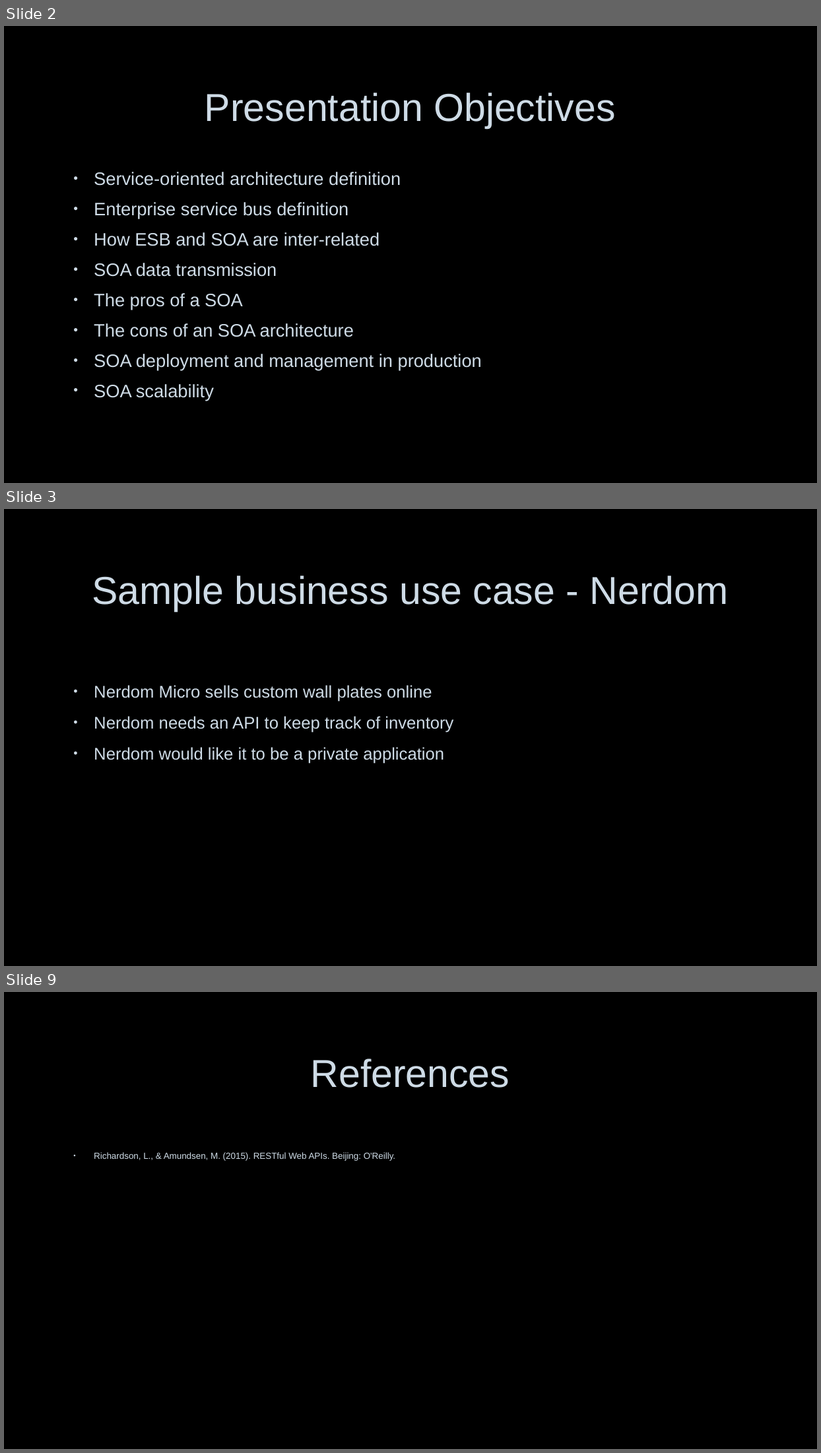
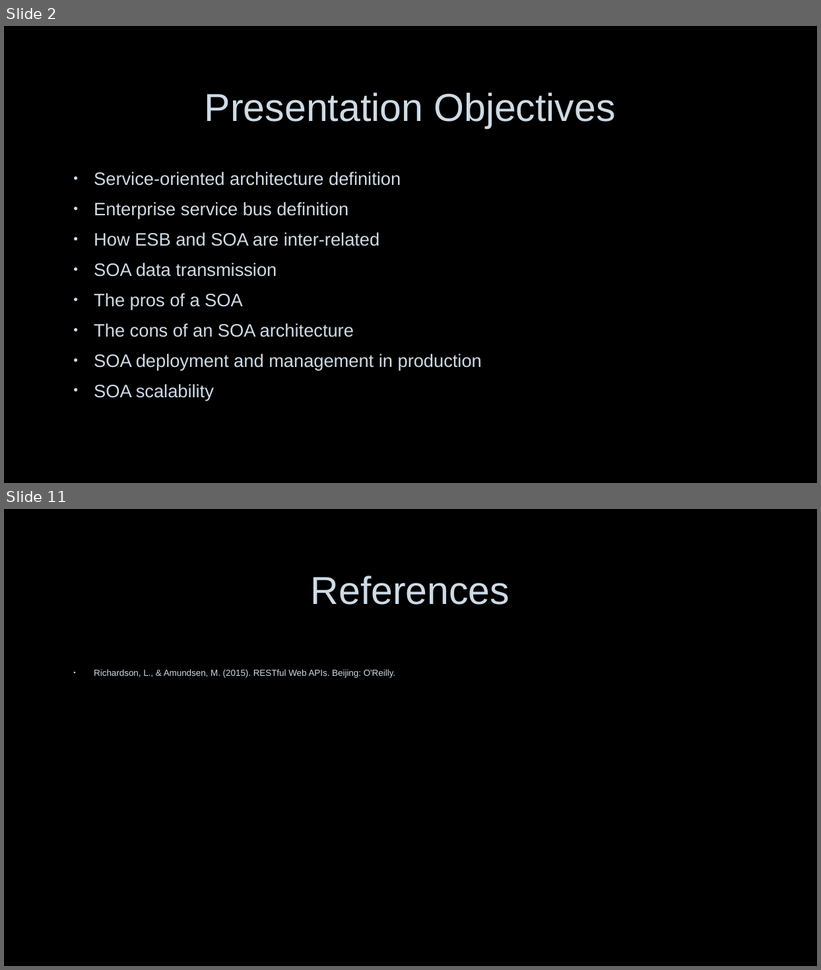
Before and after one commit to nerdommicro/WEB-420, a slide deck: week7-and-group_project/nesbitt-week7.pptx. Shown one above the other, each under a label of ours: slides 2, 3 and 9 before the commit, slides 2 and 11 after it; the slides between them are not shown. The pictures are 821x1453 and 821x970 pixels, drawn with LibreOffice and Linux fonts; fonts in the diff are those of the drawing; background and template pictures are left out. Boxes give left, top, right and bottom in pixels: in the first picture for what was removed or moved away, otherwise in the second. Text is boxed around its words. In the diff, an @@ line names an element or a change of style, - is before the commit and + after.

```diff
--- a/week7-and-group_project/nesbitt-week7.pptx
+++ b/week7-and-group_project/nesbitt-week7.pptx
@@ slide 3 removed at bbox=[4, 509, 817, 966], background picture (left out) @@
@@ title removed at bbox=[92, 576, 729, 611] @@
-Sample business use case - Nerdom
@@ text removed at bbox=[94, 685, 453, 764] @@
-• Nerdom Micro sells custom wall plates online
-• Nerdom needs an API to keep track of inventory
-• Nerdom would like it to be a private application
@@ what was slide 9 is now slide 11 @@
```
Also in this commit, not shown: 8 slides added, 5 other slides removed, 1 other file.
